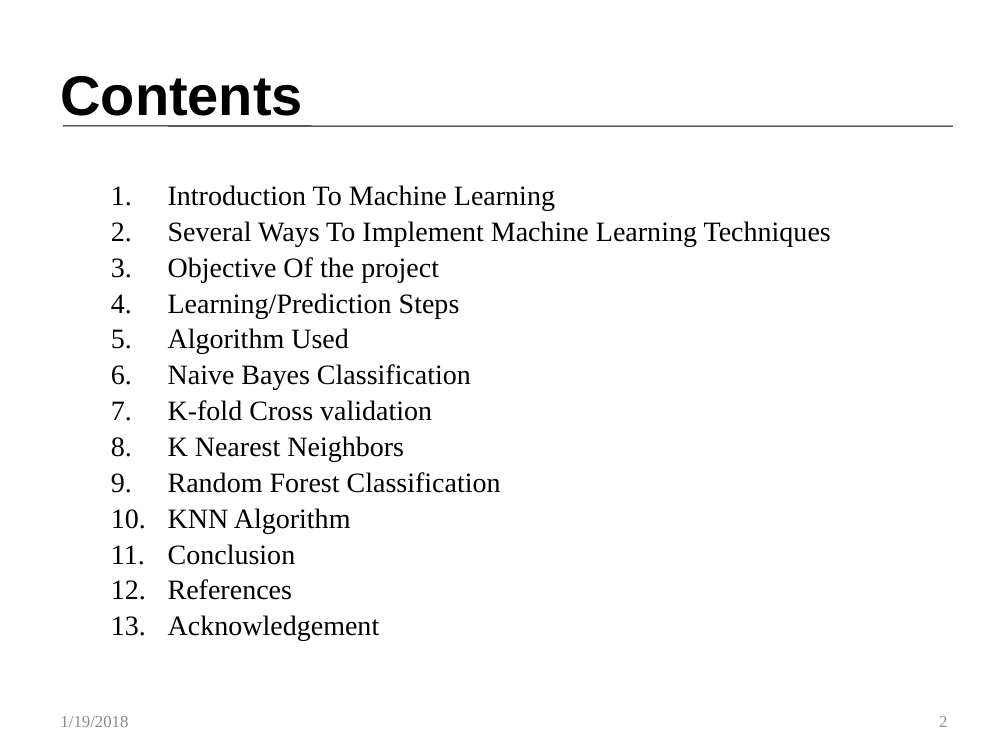
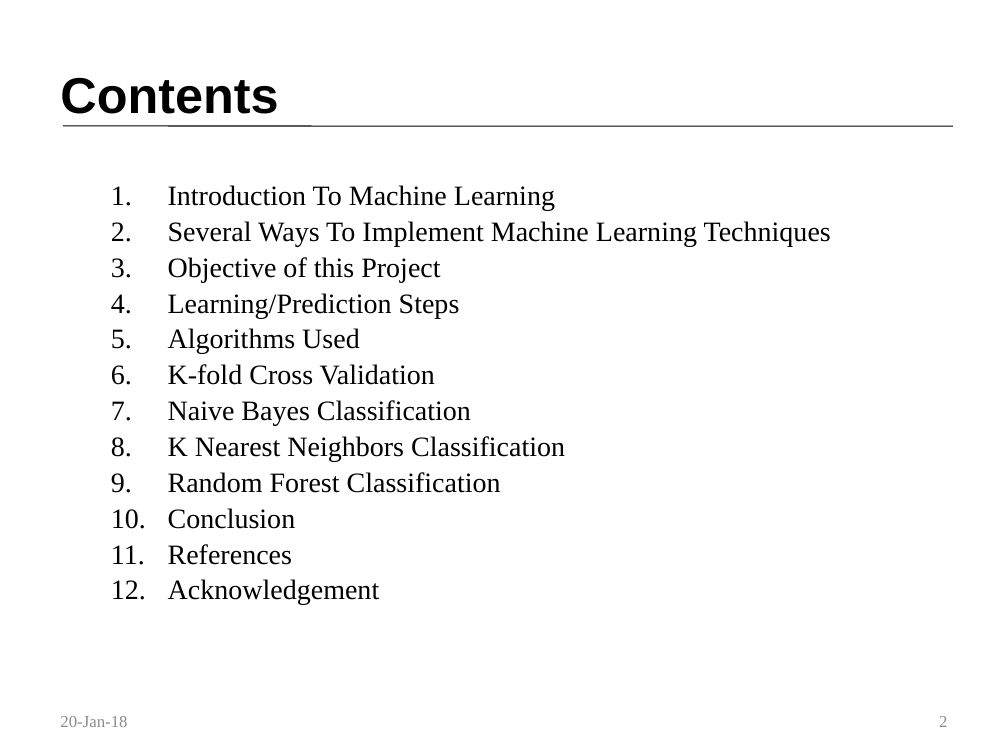
Before and after one commit to Customer-Churn-Prediction/Project-Machine-Learning, a slide deck: slide 2 of Customer Churn Prediction In Telecom Industry.pptx. Drawn at 1008x756 pixels with LibreOffice and Linux fonts; fonts in the diff are those of the drawing. Boxes give left, top, right and bottom in pixels: in the first picture for what was removed or moved away, otherwise in the second. Text is boxed around its words. In the diff, an @@ line names an element or a change of style, - is before the commit and + after.

```diff
--- a/Customer Churn Prediction In Telecom Industry.pptx
+++ b/Customer Churn Prediction In Telecom Industry.pptx
@@ title "Contents" at [60,77,278,114]: size 40 to 36 pt @@
@@ text at [168,257,440,282]: text changed @@
-  3. Objective Of the project
+  3. Objective of this Project
@@ text at [168,328,435,385]: text changed @@
-  5. Algorithm Used
+  5. Algorithms Used
+  6. K-fold Cross Validation
@@ text at [168,436,565,462]: text changed @@
-  7. K-fold Cross validation
-  8. K Nearest Neighbors
+  8. K Nearest Neighbors Classification
@@ text at [168,508,351,533]: paragraph removed @@
-  10. KNN Algorithm
@@ text at [60,716,127,727]: text changed @@
-1/19/2018
+20-Jan-18
```
Also in this commit, not shown: 16 other slides changed.
